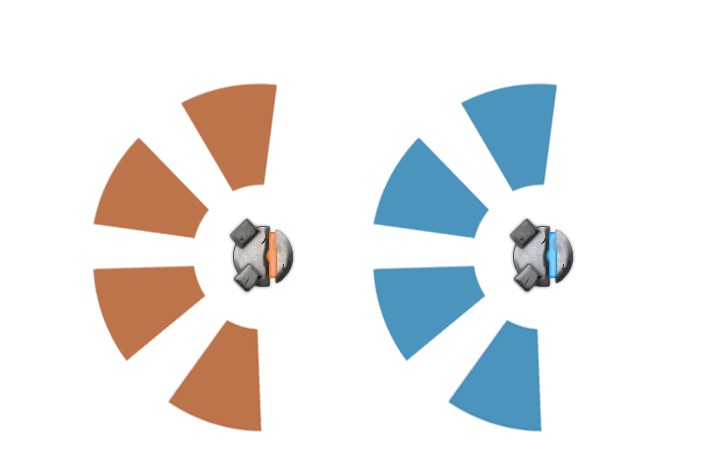
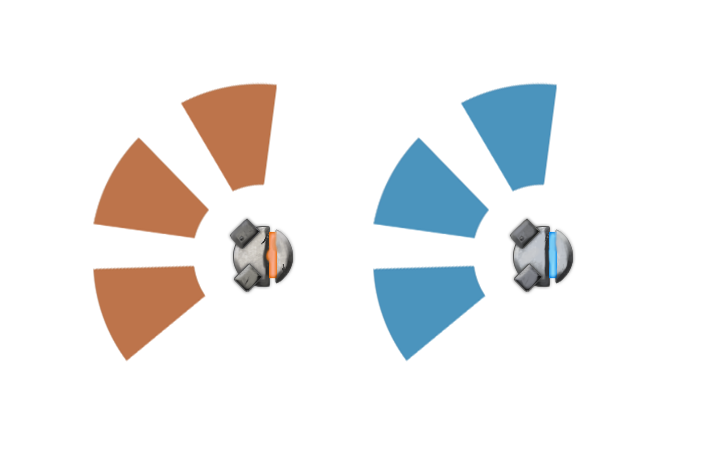
Two versions of the same layered image (w=709, h=472). Layer-by-layer changes:
painted on "Capa 34" (1st of 2, in "Chad") over (167, 319, 263, 433)
painted on "Layer 1" (2nd of 2, in "Ica") over (512, 220, 568, 289)
painted on "Capa 34" (2nd of 2, in "Ica") over (447, 319, 543, 433)
